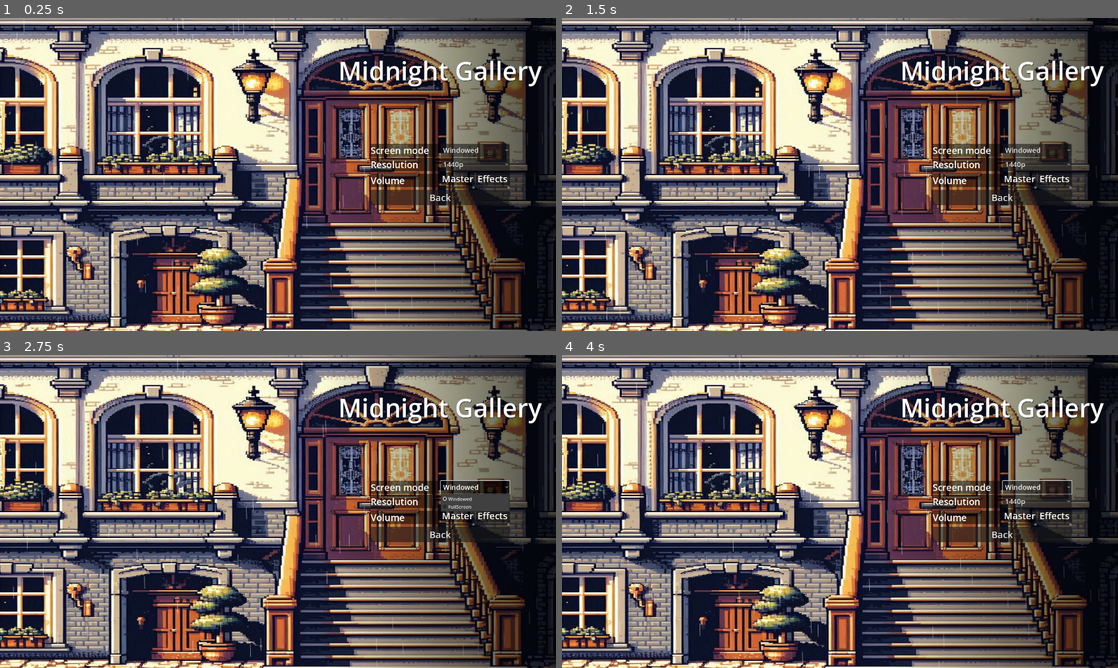
Above: before the commit, frames 1-4 (two rows, left to right).
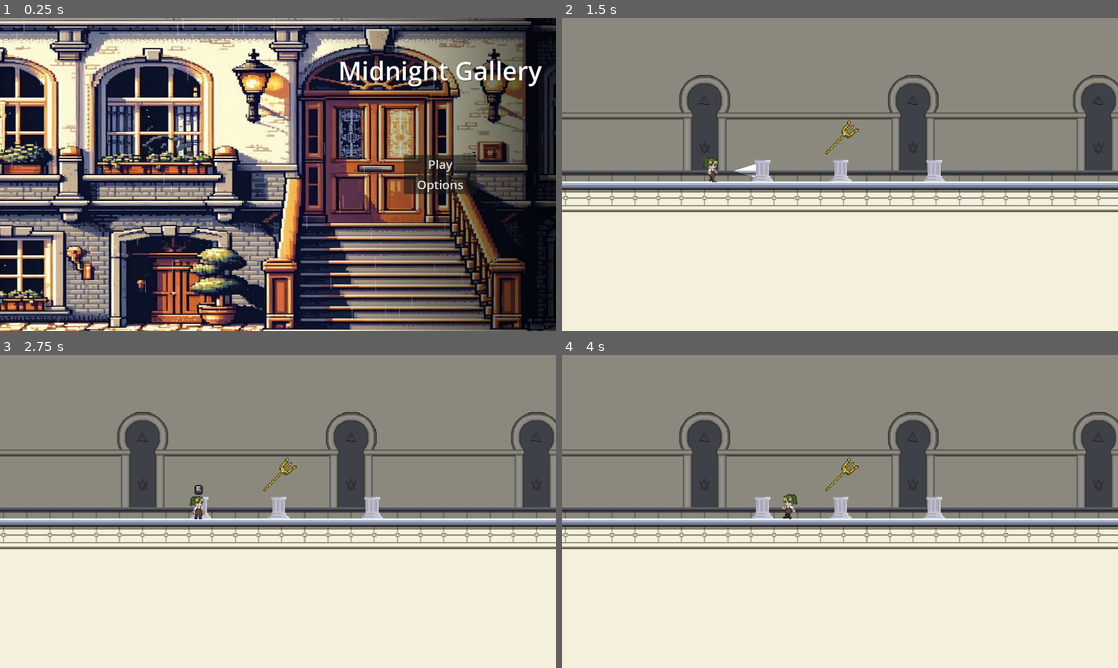
Above: after the commit, the same moments.

Repository: IES-Rafael-Alberti/GameOff2024KarambitStudios
Game: Godot game, scene res://Scenes/main_menu.tscn
Two runs of this game, one before a commit and one after it. Both use one fixed random seed, a clock stepped at 60 frames per second and the inputs below. The engine's default icon, where the game draws it, is replaced by a stand-in: a white triangle on a blue panel in a dark square.
Inputs (mouse positions are in pixels of both pictures, inside the frame that each line leads up to):
- Up to frame 1 (0.25 s): no input
- Up to frame 2 (1.5 s): click (1001, 165) at 0.5 s, where only the run after the commit has a clickable "Play"; move the mouse to (962, 158) at 1.27 s; hold D (Move_right) from 1.28 s (still down); right-click (962, 158) at 1.35 s
- Up to frame 3 (2.75 s): tap Space (Jump) at 1.52 s; click (400, 495) at 1.55 s; release D (Move_right) at 2 s; click (472, 486) at 2 s, where only the run before the commit has a clickable "Windowed"
- Up to frame 4 (4 s): move the mouse to (728, 527) at 2.77 s; hold D (Move_right) 2.78-3.53 s; click (728, 527) at 2.85 s; tap Space (Jump) at 3.02 s; right-click (728, 527) at 3.05 s; move the mouse to (895, 442) at 3.52 s; hold A (Move_left) from 3.53 s (still down); tap E (Action) at 3.6 s; click (895, 442) at 3.8 s

The runs differ from the first frame. In frame 1, 2.7% of the frame differs, in the area x 66-92%, y 40-60%; in frame 2, 93%; in frame 3, 93%; in frame 4, 93%, in the area x 0-100%, y 0-100%.

Commit message:
La piedra hace daño al player
Añadido que la piedra haga daño al jugador

Diff:
--- a/Scenes/main_menu.tscn
+++ b/Scenes/main_menu.tscn
@@ -93,7 +93,6 @@
 horizontal_alignment = 1
 
 [node name="FirstMenu" type="VBoxContainer" parent="Panel/BackGroundButton"]
-visible = false
 z_index = 1
 layout_mode = 1
 anchors_preset = 13
@@ -121,6 +120,7 @@
 text = "Options"
 
 [node name="OptionsMenu" type="VBoxContainer" parent="Panel/BackGroundButton"]
+visible = false
 z_index = 1
 layout_mode = 1
 anchors_preset = 13
--- a/Scenes/monkey_stone.tscn
+++ b/Scenes/monkey_stone.tscn
@@ -7,8 +7,8 @@
 radius = 5.09902
 
 [node name="MonkeyStone" type="RigidBody2D"]
-collision_layer = 8
-collision_mask = 3
+collision_layer = 9
+collision_mask = 11
 gravity_scale = 0.5
 script = ExtResource("1_vvy4f")
 
@@ -23,9 +23,9 @@
 
 [node name="Area2D" type="Area2D" parent="."]
 collision_layer = 8
-collision_mask = 3
+collision_mask = 11
 
-[node name="CollisionShape2D" type="CollisionShape2D" parent="."]
+[node name="CollisionShape2D" type="CollisionShape2D" parent="." groups=["proyectile"]]
 shape = SubResource("CircleShape2D_be3y3")
 
 [connection signal="timeout" from="StoneLife" to="." method="_on_stone_cooldown_timeout"]
--- a/Scenes/player.tscn
+++ b/Scenes/player.tscn
@@ -638,11 +638,12 @@
 [sub_resource type="RectangleShape2D" id="RectangleShape2D_i7bck"]
 
 [sub_resource type="RectangleShape2D" id="RectangleShape2D_godh2"]
+size = Vector2(29, 26)
 
 [node name="Player" type="CharacterBody2D"]
 z_index = 2
 texture_filter = 1
-collision_mask = 11
+collision_mask = 15
 script = ExtResource("1_0fb6m")
 
 [node name="PlayerSprite" type="AnimatedSprite2D" parent="."]
@@ -652,6 +653,7 @@
 sprite_frames = SubResource("SpriteFrames_ek8rt")
 animation = &"idle"
 autoplay = "idle"
+frame = 1
 
 [node name="Tecla" type="Sprite2D" parent="."]
 texture_filter = 1
@@ -726,6 +728,7 @@
 [node name="meleeAttack" type="Area2D" parent="."]
 
 [node name="AttackHitbox" type="CollisionShape2D" parent="meleeAttack"]
+position = Vector2(24.5, 5)
 shape = SubResource("RectangleShape2D_godh2")
 
 [connection signal="timeout" from="Timers/AttackCoolDown" to="." method="_on_attack_cool_down_timeout"]
--- a/Scripts/inca_enemy.gd
+++ b/Scripts/inca_enemy.gd
@@ -5,6 +5,9 @@
 @export var left_limit: float = -200.0
 @export var right_limit: float = 200.0
 @export var max_vida: int = 1  # Vida máxima del enemigo
+
+
+var gravity = ProjectSettings.get_setting("physics/2d/default_gravity")
 
 # Dirección inicial del enemigo (1 para derecha, -1 para izquierda)
 var direction: int = 1
--- a/Scripts/monkey_stone.gd
+++ b/Scripts/monkey_stone.gd
@@ -5,18 +5,7 @@
 
 func _ready() -> void:
 	stone_life.start()
-
-
-
-
-
+	add_to_group("proyectile")
 
 func _on_stone_cooldown_timeout() -> void:
 	queue_free()
-
-
-
-
-
-func _on_area_2d_body_entered(body: Node2D) -> void:
-	queue_free()
--- a/Scripts/player.gd
+++ b/Scripts/player.gd
@@ -6,7 +6,7 @@
 const DASH_SPEED = 400.0 # Velocidad del dash
 const DASH_DURATION = 1.5 # Duración del dash (segundos)
 const MAX_JUMPS = 2 # Máximo de saltos
-const ATTACK_DISTANCE = 30.0 # Distancia del área de ataque desde el personaje con la linterna
+const ATTACK_DISTANCE_FLASHLIGHT = 30.0 # Distancia del área de ataque desde el personaje con la linterna
 const ATTACK_DISTANCE_MELEE = 10.0 # Distancia del área de ataque desde el personaje a melee
 const ATTACK_COOLDOWN = 0.5 # Cooldown del ataque (segundos)
 
@@ -15,7 +15,8 @@
 var jumps_left = MAX_JUMPS
 var can_dash = true
 var is_dashing = false
-var can_attack = true
+var can_attack_melee = true
+var can_attack_flashlight = true
 var facing_right = true
 var actual_duplicate_time: float = 0
 var duplicate_time: float = 0.05
@@ -32,15 +33,15 @@
 #------------------ Cargar escenas -----------------
 @onready var animated_sprite = $PlayerSprite
 @onready var state_machine = $State_Machine["parameters/playback"]
-
 @onready var attack_timer = $Timers/AttackTimer
 @onready var attack_cool_down = $Timers/AttackCoolDown
 #--------------- Variables Ataque linterna ----------------------
 @onready var flash_attack: Area2D = $flashAttack
-@onready var attack_hitbox: CollisionShape2D = $flashAttack/AttackHitbox
+@onready var attack_hitbox_flashlight: CollisionShape2D = $flashAttack/AttackHitbox
 @onready var attack_sprite = $flashAttack/AttackSprite
 #-------------- Variables Ataque melee -------------
 @onready var melee_attack = $meleeAttack
+@onready var attack_hitbox_melee = $meleeAttack/AttackHitbox
 
 #------------- Variables Timers ---------------
 @onready var dash_timer: Timer = $Timers/DashTimer
@@ -49,10 +50,13 @@
 @onready var player_sensor: Area2D = $PlayerSensor
 #------------------ Funciones -----------------
 func _ready() -> void:
-	# Inicializa el ataque en invisible
 	pause_menu.visible = false
+
 	flash_attack.visible = false
-	attack_hitbox.disabled = true
+	attack_hitbox_flashlight.disabled = true
+
+	melee_attack.visible = false
+	attack_hitbox_melee.disabled = false
 
 func _physics_process(delta: float) -> void:
 	# Detectamos la dirección del movimiento
@@ -120,11 +124,12 @@
 	if Input.is_action_just_pressed("flashAttack"):
 		print("Ataque linterna")
 		state_machine.travel("attack_flashlight")
-		perform_attack()
+		attack_flashlight()
 
 	elif Input.is_action_just_pressed("meleeAttack"):
 		print("Prueba ataque")
 		state_machine.travel("")
+		attack_melee()
 
 	# Actualizar animaciones
 	if is_on_floor():
@@ -142,19 +147,38 @@
 
 	# Aplicar el movimiento al final
 	move_and_slide()
+#-------------- Funcion para realizar el ataque a melee -----------------------
+func attack_melee():
+	if can_attack_melee:
+		can_attack_melee = false
+		attack_hitbox_melee.visible = true
+		attack_hitbox_melee.disabled = false
+
+		# Calcula la dirección multiplicadora basado en si el personaje mira a la derecha o a la izquierda
+		var direction_multiplier = 1 if facing_right else -1
+
+		# Posicionamos el ataque en relación con la posición actual del personaje
+		var attack_position = position + Vector2(ATTACK_DISTANCE_FLASHLIGHT * direction_multiplier, 0)
+
+		attack_hitbox_melee.global_position = attack_position
+		attack_hitbox_melee.rotation_degrees = 270.0 * direction_multiplier
+
+		# Desactiva el ataque después de un breve periodo
+		attack_timer.start()
+		attack_cool_down.start()
 
 # ----------------- Función para realizar el ataque de la literna -------------------
-func perform_attack():
-	if can_attack:
-		can_attack = false
+func attack_flashlight():
+	if can_attack_melee:
+		can_attack_melee = false
 		flash_attack.visible = true
-		attack_hitbox.disabled = false
+		attack_hitbox_flashlight.disabled = false
 
 		# Calcula la dirección multiplicadora basado en si el personaje mira a la derecha o a la izquierda
 		var direction_multiplier = 1 if facing_right else -1
 		#
 		# Posicionamos el ataque en relación con la posición actual del personaje
-		var attack_position = position + Vector2(ATTACK_DISTANCE * direction_multiplier, 0)
+		var attack_position = position + Vector2(ATTACK_DISTANCE_FLASHLIGHT * direction_multiplier, 0)
 
 		flash_attack.global_position = attack_position
 		flash_attack.rotation_degrees = 270.0 * direction_multiplier
@@ -220,12 +244,12 @@
 
 #Tiempo en atacar de nuevo
 func _on_attack_cool_down_timeout():
-	can_attack = true
+	can_attack_melee = true
 
 # Tiempo de ataque
 func _on_attack_timer_timeout():
 	flash_attack.visible = false
-	attack_hitbox.disabled = true
+	attack_hitbox_flashlight.disabled = true
 
 #Tiempo para volver a hacer un dash
 func _on_dash_cooldown_timeout():
@@ -233,7 +257,7 @@
 
 
 func _on_player_sensor_body_entered(body: Node2D) -> void:
-	if body.is_in_group("enemigos"):
+	if body.is_in_group("enemigos") or body.is_in_group("proyectile"):
 		print("El jugador toco a un enemigo")
 		print(GameManager.player_health)
 		GameManager.player_health -= 1
--- a/project.godot
+++ b/project.godot
@@ -29,6 +29,7 @@
 [global_group]
 
 enemigos="Este grupo es para añadir todos los enemigos del juego"
+proyectile=""
 
 [input]
 
Not shown, changed: Assets/Sprites/Jaguar.png.import
